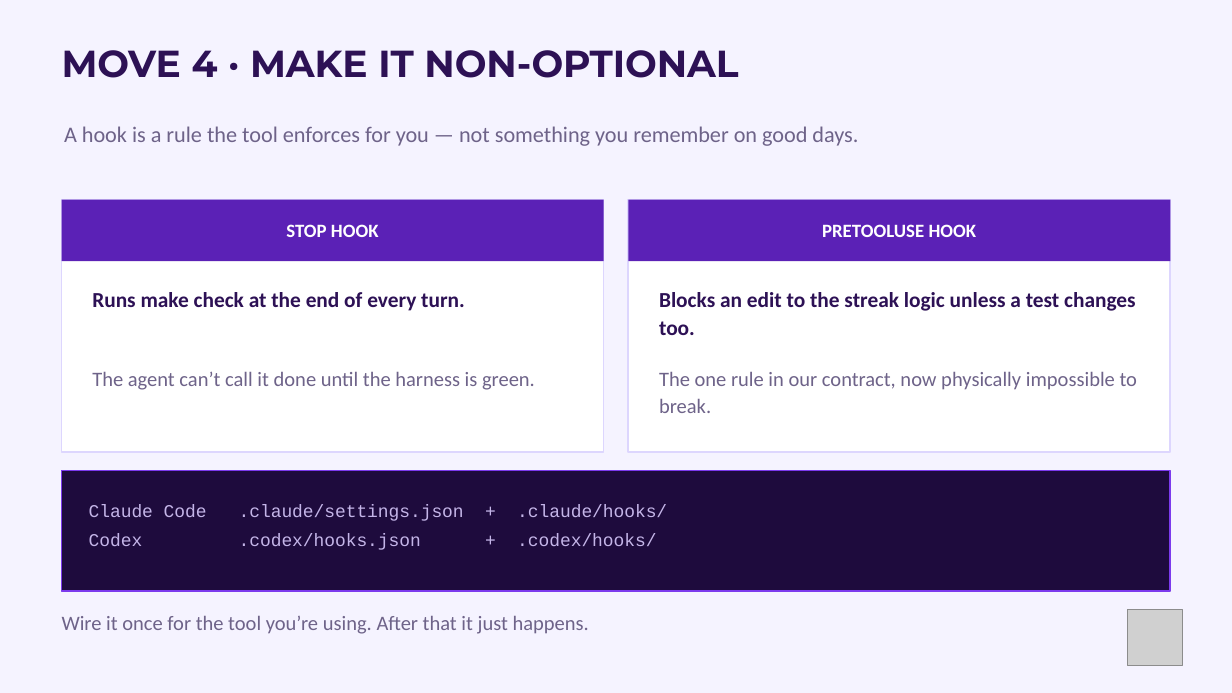
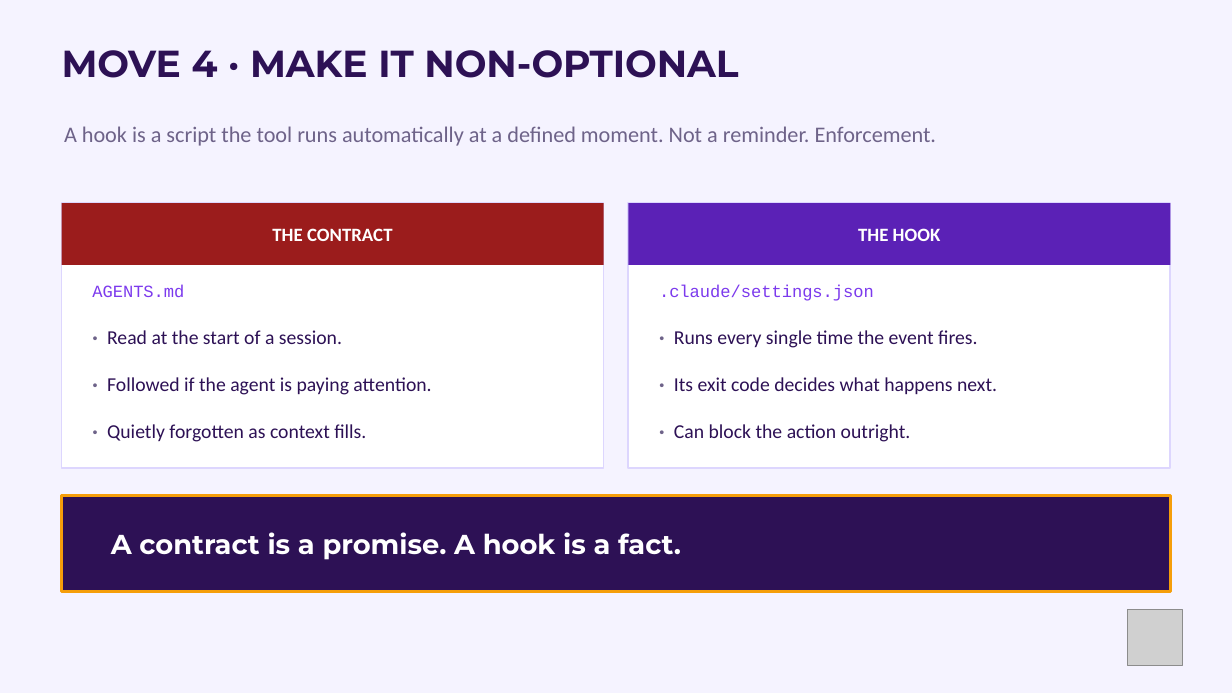
Before and after one commit to paulkeen/tca-habits, a slide deck: slide 13 of docs/TCA-Agentic-Engineering.pptx. Drawn at 1232x693 pixels with LibreOffice and Linux fonts; fonts in the diff are those of the drawing; grey boxes stand for pictures. Boxes give left, top, right and bottom in pixels: in the first picture for what was removed or moved away, otherwise in the second. Text is boxed around its words. In the diff, an @@ line names an element or a change of style, - is before the commit and + after.

```diff
--- a/docs/TCA-Agentic-Engineering.pptx
+++ b/docs/TCA-Agentic-Engineering.pptx
@@ text at (64, 126, 936, 146): text changed @@
-A hook is a rule the tool enforces for you — not something you remember on good days.
+A hook is a script the tool runs automatically at a defined moment. Not a reminder. Enforcement.
@@ rectangle: place and size @@
-rectangle at (62, 200, 604, 452)
+rectangle at (62, 203, 604, 468)
@@ rectangle: place and size @@
-rectangle at (62, 200, 604, 261)
+rectangle at (62, 203, 604, 265)
@@ rectangle at (62, 203, 604, 265): fill #5B21B6 to #9B1C1C @@
@@ rectangle: place and size @@
-rectangle at (628, 200, 1170, 261)
+rectangle at (628, 203, 1170, 265)
@@ rectangle: place and size @@
-rectangle at (628, 200, 1170, 452)
+rectangle at (628, 203, 1170, 468)
@@ text at (272, 228, 393, 241): text changed @@
-STOP HOOK
+THE CONTRACT
@@ text at (858, 228, 941, 241): text changed @@
-PRETOOLUSE HOOK
+THE HOOK
@@ text at (92, 285, 184, 297): text changed; size 12.5 to 10 pt; font Calibri to Courier New; text colour #2D1155 to #7C3AED; bold off @@
-Runs make check at the end of every turn.
+AGENTS.md
@@ text removed at (659, 292, 1136, 335) @@
-Blocks an edit to the streak logic unless a test changes too.
@@ text added at (659, 285, 874, 301), 10 pt, text #7C3AED @@
+.claude/settings.json
@@ text at (107, 330, 342, 344): text changed; size 12 to 11.5 pt; text colour #6E6389 to #2D1155 @@
-The agent can’t call it done until the harness is green.
+· Read at the start of a session.
@@ text added at (674, 330, 977, 348), 11.5 pt, text #2D1155 @@
+· Runs every single time the event fires.
@@ text added at (107, 377, 431, 395), 11.5 pt, text #2D1155 @@
+· Followed if the agent is paying attention.
@@ text removed at (659, 372, 1138, 413) @@
-The one rule in our contract, now physically impossible to break.
@@ text at (674, 377, 997, 395): text changed; size 12 to 11.5 pt; text colour #6E6389 to #2D1155 @@
-Wire it once for the tool you’re using. After that it just happens.
+· Its exit code decides what happens next.
@@ text added at (107, 424, 366, 442), 11.5 pt, text #2D1155 @@
+· Quietly forgotten as context fills.
@@ text added at (674, 424, 911, 442), 11.5 pt, text #2D1155 @@
+· Can block the action outright.
@@ rectangle: place and size @@
-rectangle at (62, 471, 1170, 591)
+rectangle at (62, 495, 1170, 591)
@@ rectangle at (62, 495, 1170, 591): fill #1E0B3D to #2D1155; outline #7C3AED 1 pt to #F59E0B 1.5 pt @@
@@ text removed at (89, 505, 667, 550) @@
-Claude Code .claude/settings.json + .claude/hooks/
-Codex .codex/hooks.json + .codex/hooks/
@@ text added at (111, 532, 681, 560), 16 pt, text #FFFFFF, bold @@
+A contract is a promise. A hook is a fact.
```
Also in this commit, not shown: 2 other slides changed, 7 slides added, 1 slide removed, 5 other files.
